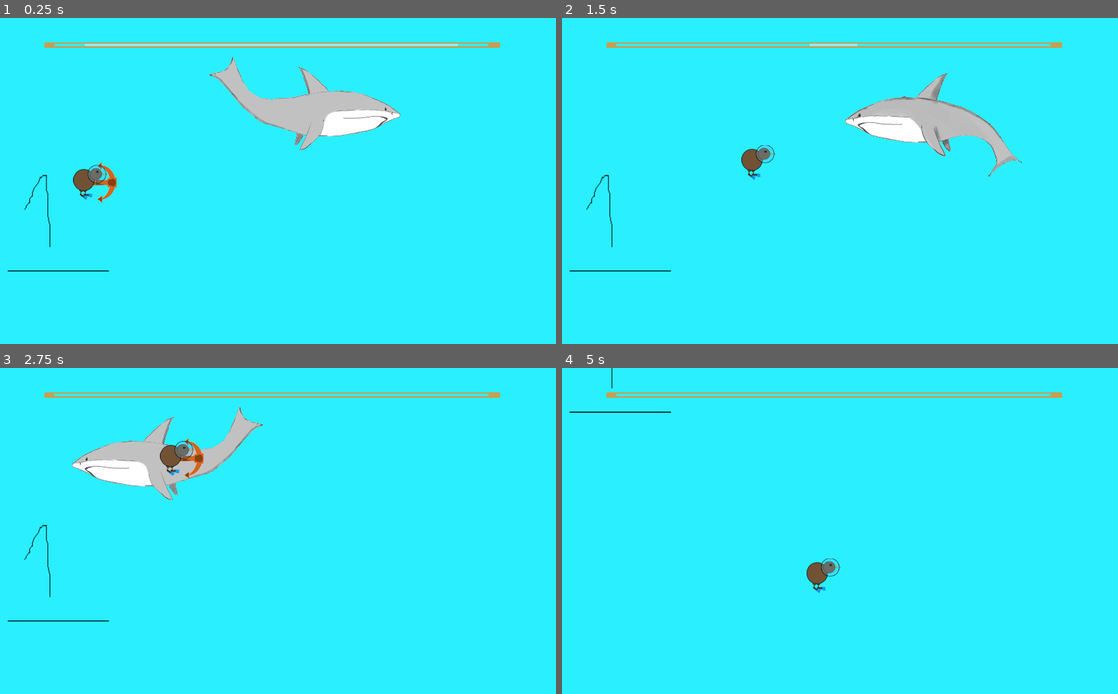
Above: before the commit, frames 1-4 (two rows, left to right).
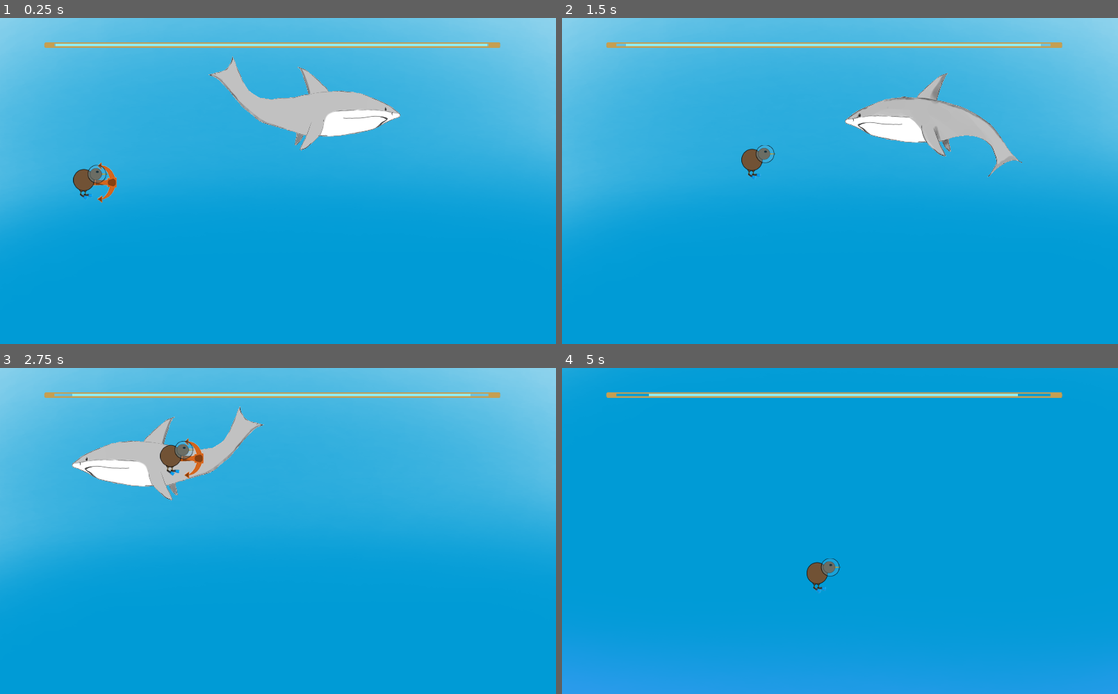
Above: after the commit, the same moments.

Repository: Cpt-Barbosa/CodeGameJam2022
Game: Godot game, scene res://scenes/Game.tscn
Same seed, same stepped clock (60 frames per second), same inputs: the game is played once before the commit and once after it.
Inputs:
- Up to frame 1 (0.25 s): no input
- Up to frame 2 (1.5 s): hold D (move_right) from 0.53 s (still down); tap Space (jump) at 0.77 s
- Up to frame 3 (2.75 s): tap Space (jump) at 1.52 s; release D (move_right) at 2.03 s; hold Q (move_left) from 2.03 s (still down)
- Up to frame 4 (5 s): release Q (move_left) at 2.78 s; hold D (move_right) 2.78-4.28 s; tap Space (jump) at 3.02, 3.77, 4.52 s; hold Q (move_left) from 4.28 s (still down)

The runs differ from the first frame. In frame 1, 95% of the frame differs, in the area x 0-100%, y 0-100%; in frame 2, 96%; in frame 3, 96%; in frame 4, 99%.

Commit message:
ajout bg et maj oxy

Diff:
--- a/scenes/Game.tscn
+++ b/scenes/Game.tscn
@@ -2,7 +2,7 @@
 
 [ext_resource path="res://scenes/requin.tscn" type="PackedScene" id=1]
 [ext_resource path="res://scenes/Joueur.tscn" type="PackedScene" id=2]
-[ext_resource path="res://sprite/bg/Background1.png" type="Texture" id=3]
+[ext_resource path="res://sprite/bg/background.png" type="Texture" id=3]
 [ext_resource path="res://scenes/barreOxy.tscn" type="PackedScene" id=4]
 [ext_resource path="res://scenes/Coffre.tscn" type="PackedScene" id=5]
 
@@ -29,9 +29,9 @@
 
 [node name="Background" type="Node2D" parent="."]
 
-[node name="Background1" type="Sprite" parent="Background"]
-position = Vector2( 505.5, 1724 )
-scale = Vector2( 1.28625, 1.721 )
+[node name="Background2" type="Sprite" parent="Background"]
+position = Vector2( 500, 1710 )
+scale = Vector2( 1.45833, 1.00668 )
 texture = ExtResource( 3 )
 
 [node name="barreOxy" parent="." instance=ExtResource( 4 )]
--- a/scripts/barreOxy.gd
+++ b/scripts/barreOxy.gd
@@ -3,12 +3,13 @@
 var TailleMax = self.transform.x
 var temps = 0
 var Est_Vide = false
+export var delay = 0.05
 
 func _physics_process(delta):
 	self.get_child(0).transform.x = TailleMax - (temps* TailleMax / 100)
 
 	if self.get_child(0).transform.x.x > 0:
-		temps += 1#0.05
+		temps += delay
 	else:
 		BarreVide()
 	#print(str(self.transform.x))
Binary file added: sprite/bg/background.png
Not shown, added: sprite/bg/background.png.import
